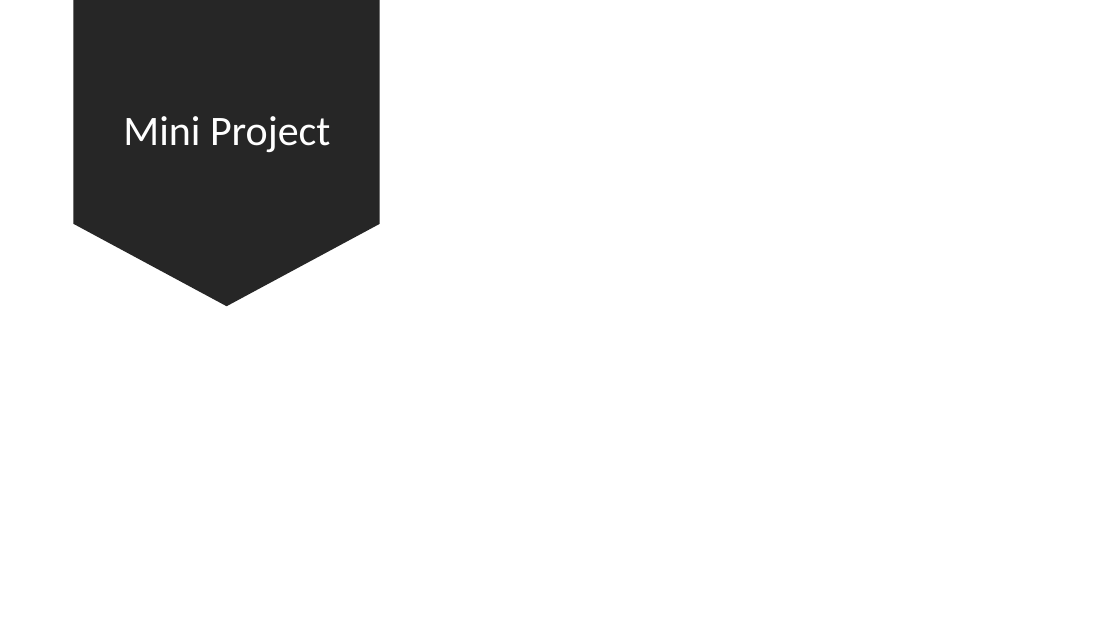
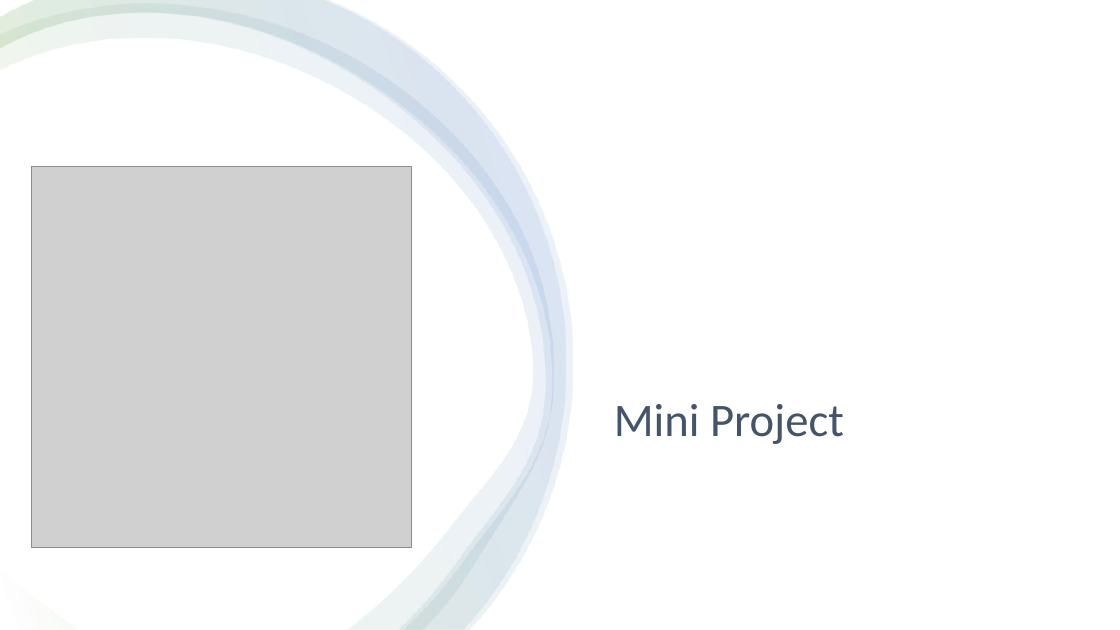
Before and after one commit to Tuchsanai/SOFTWARE-DEVELOPMENT-TOOLS-AND-ENVIRONMENTS, a slide deck: slide 1 of Week10/Mini_project.pptx. Drawn at 1120x630 pixels with LibreOffice and Linux fonts; fonts in the diff are those of the drawing; grey boxes stand for pictures. Boxes give left, top, right and bottom in pixels: in the first picture for what was removed or moved away, otherwise in the second. Text is boxed around its words. In the diff, an @@ line names an element or a change of style, - is before the commit and + after.

```diff
--- a/Week10/Mini_project.pptx
+++ b/Week10/Mini_project.pptx
@@ rectangle added at (0, 0, 1120, 630), fill #FFFFFF @@
@@ freeform shape added at (0, 3, 554, 630), fill gradient #FFFFFF to #70AD47 to #4472C4 @@
@@ freeform shape added at (0, 0, 566, 630), fill gradient #FFFFFF to #70AD47 to #4472C4 @@
@@ freeform shape added at (0, 0, 573, 629), fill gradient #FFFFFF to #70AD47 to #4472C4 @@
@@ down arrow removed at (74, 0, 381, 306) @@
@@ picture added at (31, 167, 412, 548) @@
@@ title "Mini Project": place and size @@
-title "Mini Project" at (123, 116, 330, 152)
+title "Mini Project" at (614, 404, 844, 444)
@@ title "Mini Project" at (614, 404, 844, 444): size 36 to 40 pt, text colour #FFFFFF to #44546A; alignment centre to left; vertical alignment middle to top @@
```
Also in this commit, not shown: 1 other slide changed, 1 other file.
